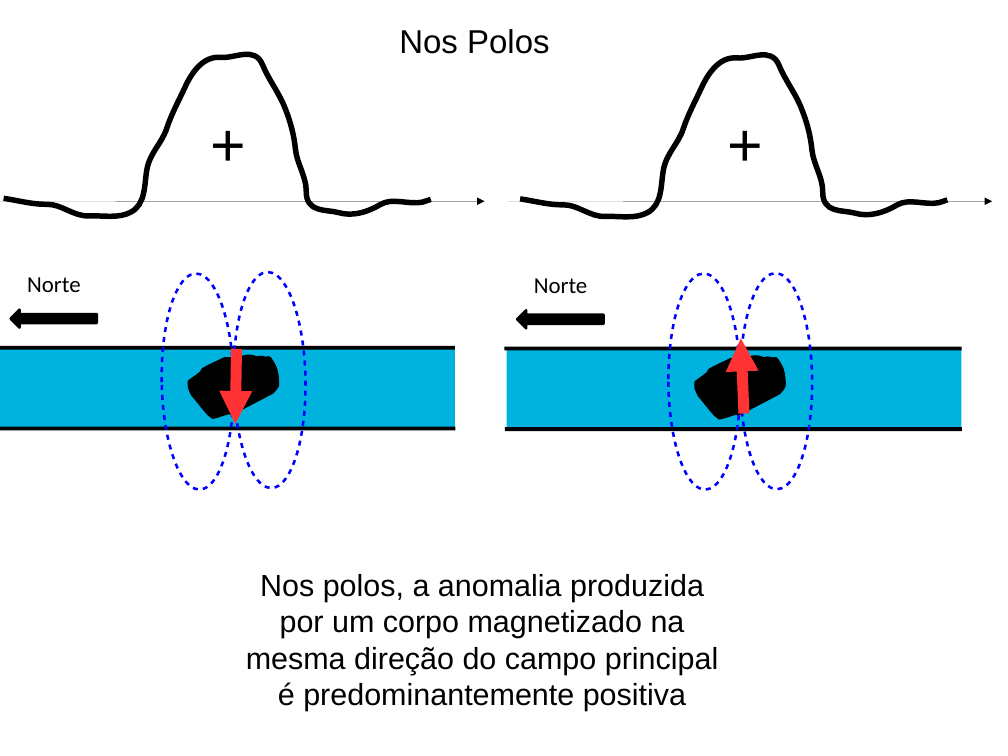
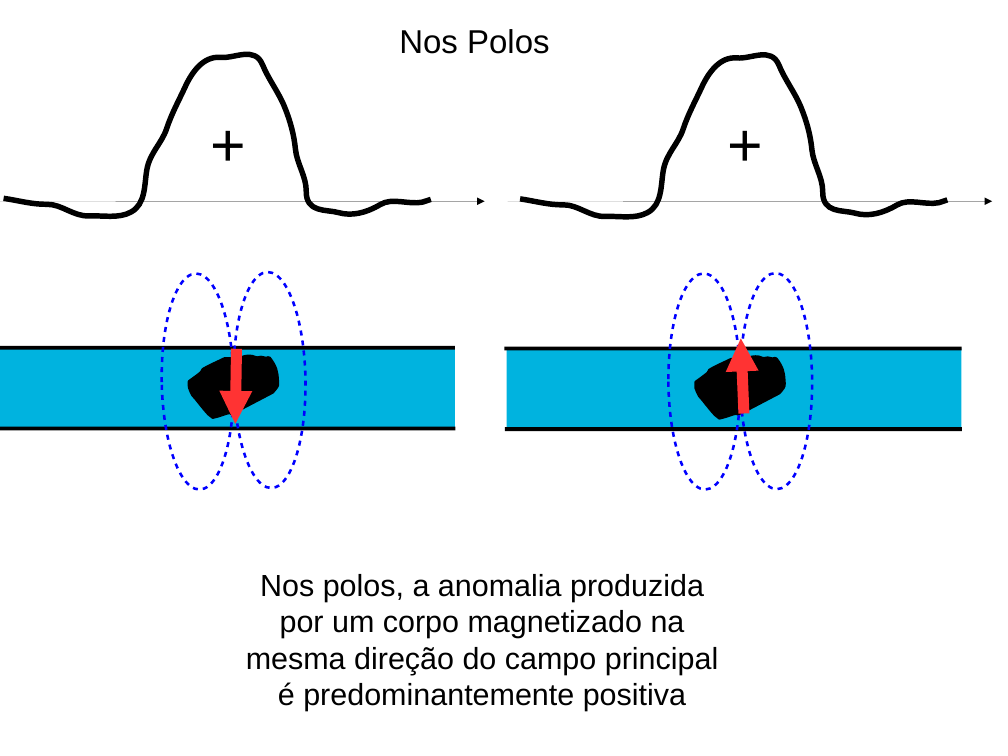
Before and after one commit to birocoles/UFRRJ-SEGEO2017, a slide deck: slide 56 of presentation/SEGEO2017.odp (slide 55 before the commit). Drawn at 1008x756 pixels with LibreOffice and Linux fonts; fonts in the diff are those of the drawing. Boxes give left, top, right and bottom in pixels: in the first picture for what was removed or moved away, otherwise in the second. Text is boxed around its words. In the diff, an @@ line names an element or a change of style, - is before the commit and + after.

```diff
--- a/presentation/SEGEO2017.odp
+++ b/presentation/SEGEO2017.odp
@@ text removed at <box>27,277,81,292</box> @@
-Norte
@@ text removed at <box>534,278,588,293</box> @@
-Norte
@@ right arrow removed at <box>11,310,97,328</box> @@
@@ right arrow removed at <box>518,310,604,328</box> @@
```
Also in this commit, not shown: 20 other slides changed, 15 slides added, 3 slides removed, 1 other file.
